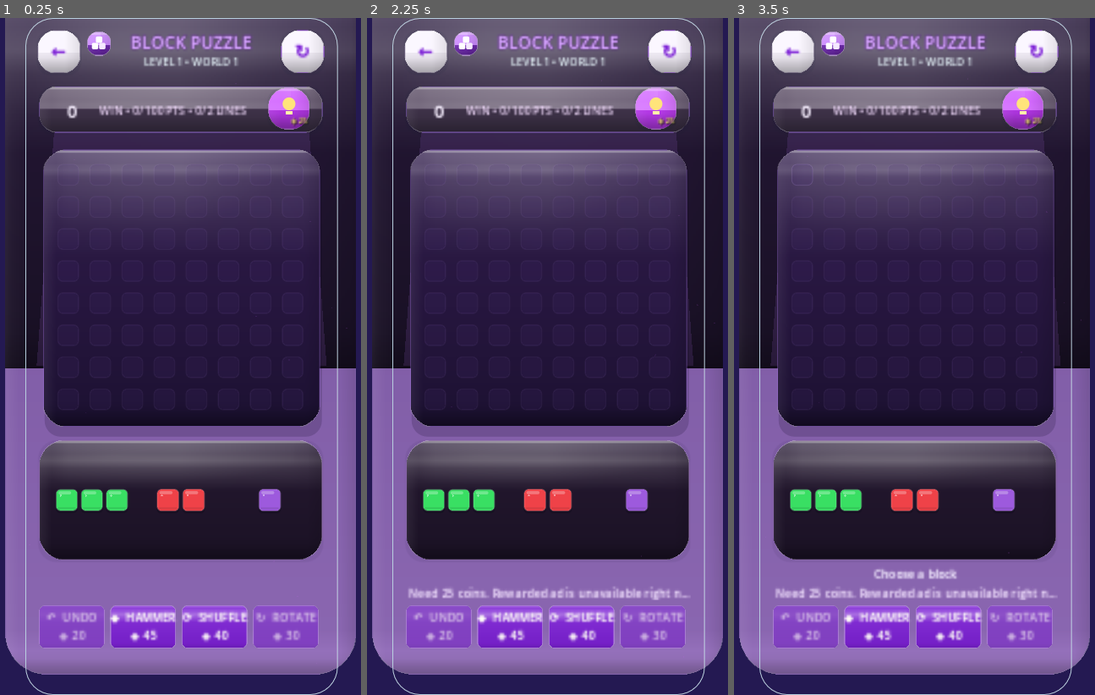
Above: before the commit, frames 1-3 (left to right).
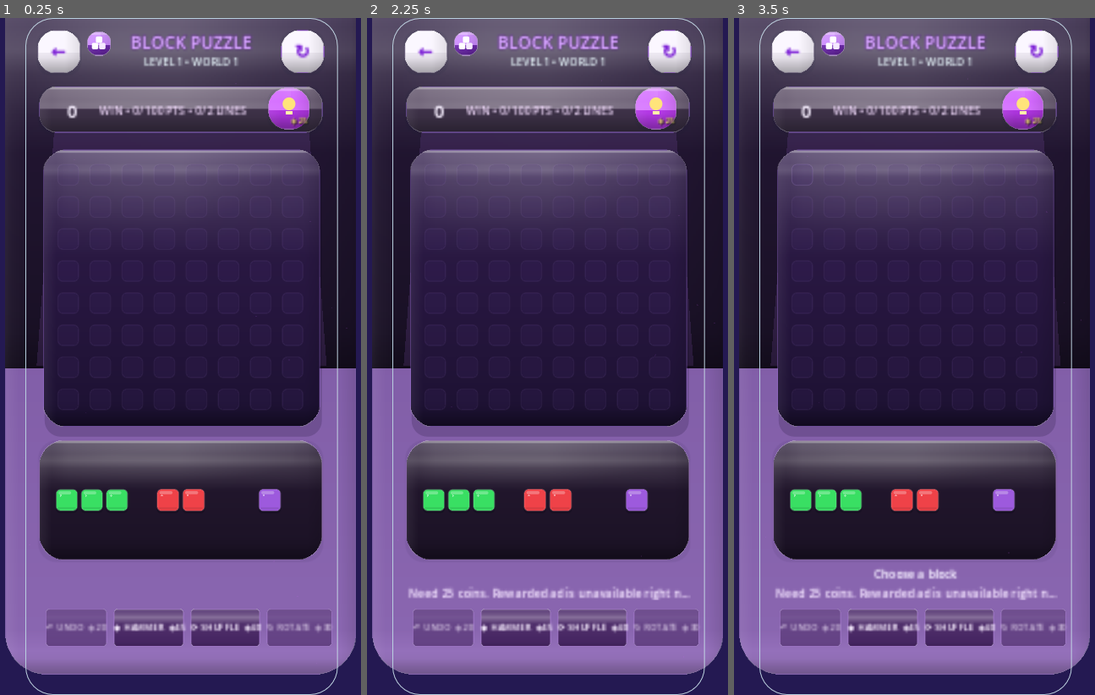
Above: after the commit, the same moments.

Repository: eghosa001/unjam
Game: Godot game, scene res://scenes/BlockPuzzle.tscn
Same seed, same stepped clock (60 frames per second), same inputs: the game is played once before the commit and once after it. This scene is started directly instead of the project's main scene.
Inputs (mouse positions are in pixels of both pictures, inside the frame that each line leads up to):
- Up to frame 1 (0.25 s): no input
- Up to frame 2 (2.25 s): click "←" at 0.5 s; click "↻" at 1.25 s; click "◈25" at 2 s
- Up to frame 3 (3.5 s): click (802, 173) at 2.77 s

The runs differ from the first frame. In frame 1, 4.9% of the frame differs, in the area x 10-93%, y 86-94%; in frame 2, 4.9%; in frame 3, 4.9%.

Commit message:
Quiet Block Puzzle booster chrome

Diff:
--- a/scripts/game/block_puzzle_10000.gd
+++ b/scripts/game/block_puzzle_10000.gd
@@ -81,8 +81,8 @@
 	var bar := HBoxContainer.new()
 	bar.name = "CampaignBoosters"
 	bar.alignment = BoxContainer.ALIGNMENT_CENTER
-	bar.add_theme_constant_override("separation", 7)
-	FigmaReferenceCanvas.set_rect(bar, 17, 732, 349, 54)
+	bar.add_theme_constant_override("separation", 8)
+	FigmaReferenceCanvas.set_rect(bar, 25, 736, 333, 48)
 	for spec in [
 		["undo", "UNDO", "↶"],
 		["hammer", "HAMMER", "◆"],
@@ -91,16 +91,16 @@
 	]:
 		var key := String(spec[0])
 		var button := FigmaReferenceCanvas.premium_button(
-			"%s  %s\n◈ %d" % [String(spec[2]), String(spec[1]), int(BOOSTER_COSTS[key])],
-			14,
-			Color(1, 0.995, 0.97),
-			Color("#7d21d6"),
-			15,
-			Color(0.75, 0.56, 0.92, 0.56),
-			1.3
+			"%s %s  ◈%d" % [String(spec[2]), String(spec[1]), int(BOOSTER_COSTS[key])],
+			11,
+			Color("#f7edff"),
+			Color("#4a2768"),
+			13,
+			Color(0.75, 0.56, 0.92, 0.24),
+			1.0
 		)
 		button.name = "Booster_%s" % key.capitalize()
-		button.custom_minimum_size = Vector2(82, 54)
+		button.custom_minimum_size = Vector2(77, 48)
 		button.size_flags_horizontal = Control.SIZE_SHRINK_BEGIN
 		button.pressed.connect(_use_booster.bind(key))
 		bar.add_child(button)
